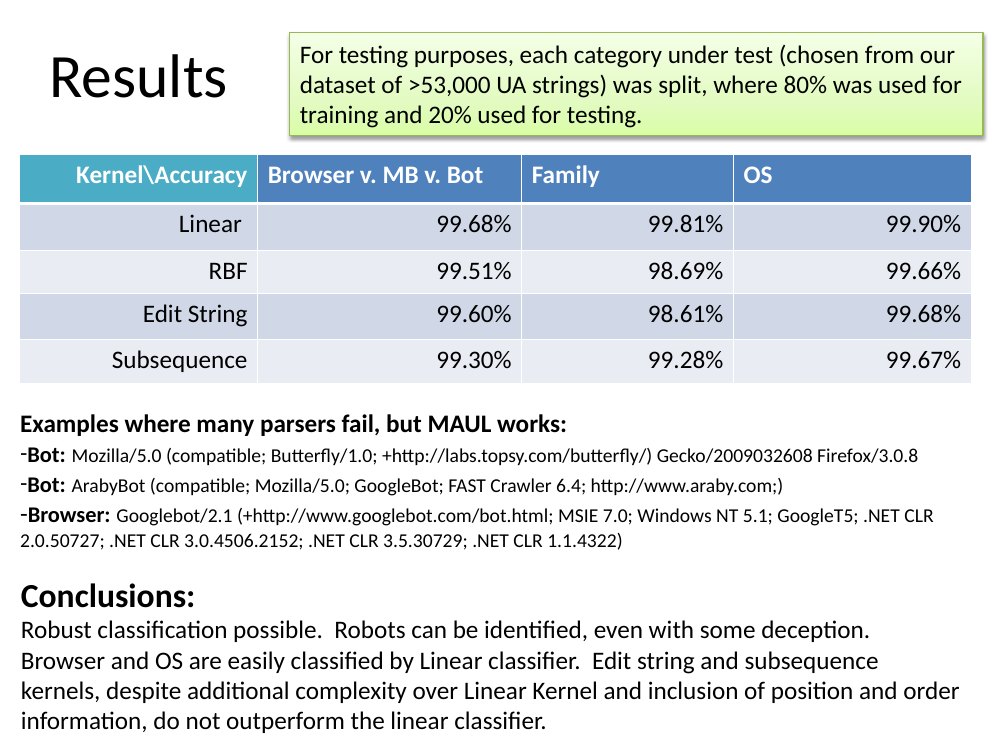
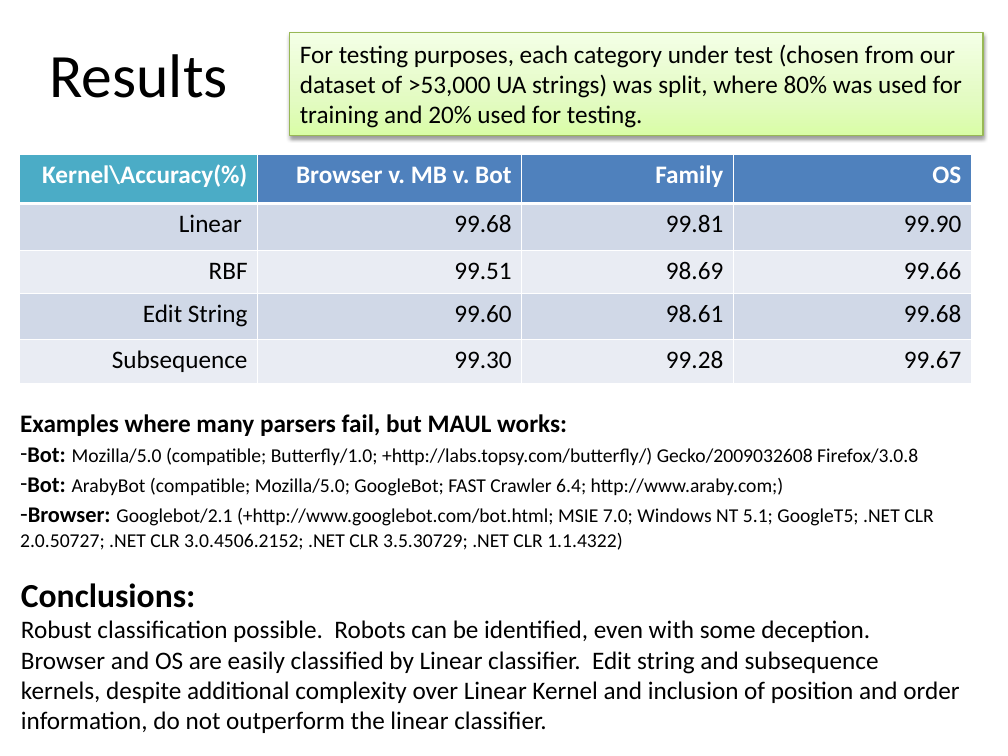
Before and after one commit to bholley/maul, a slide deck: slide 6 of poster/poster.pptx. Drawn at 1008x756 pixels with LibreOffice and Linux fonts; fonts in the diff are those of the drawing. Boxes give left, top, right and bottom in pixels: in the first picture for what was removed or moved away, otherwise in the second. Text is boxed around its words. In the diff, an @@ line names an element or a change of style, - is before the commit and + after.

```diff
--- a/poster/poster.pptx
+++ b/poster/poster.pptx
@@ table at box(20, 154, 972, 384) @@
-row 1, column 1: Kernel\Accuracy
+row 1, column 1: Kernel\Accuracy(%)
-row 2: Linear | 99.68% | 99.81% | 99.90%
+row 2: Linear | 99.68 | 99.81 | 99.90
-row 3: RBF | 99.51% | 98.69% | 99.66%
+row 3: RBF | 99.51 | 98.69 | 99.66
-row 4: Edit String | 99.60% | 98.61% | 99.68%
+row 4: Edit String | 99.60 | 98.61 | 99.68
-row 5: Subsequence | 99.30% | 99.28% | 99.67%
+row 5: Subsequence | 99.30 | 99.28 | 99.67
@@ alignment left to right @@
```
Also in this commit, not shown: 1 other slide changed, 4 other files.
